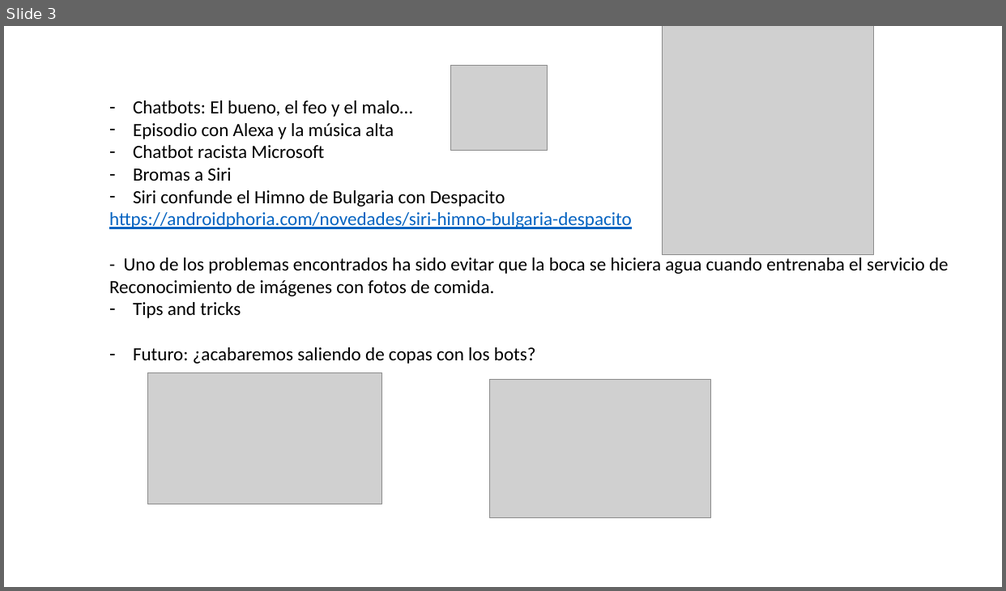
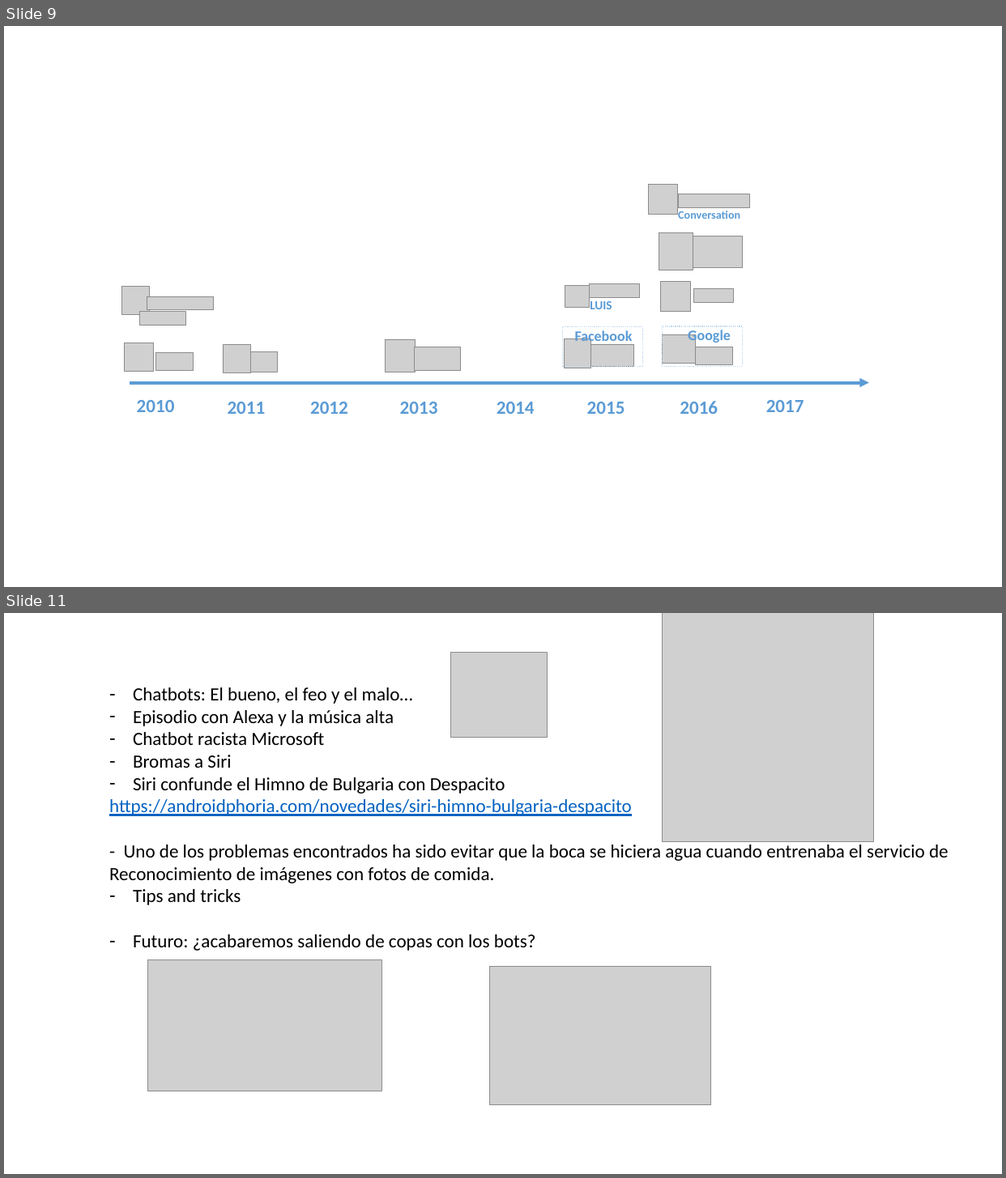
Before and after one commit to inmperfer/TFM, a slide deck: presentacion/Presentación1.pptx. Shown one above the other, each under a label of ours: slide 3 before the commit, slides 9 and 11 after it; the slides between them are not shown. The pictures are 1006x591 and 1006x1178 pixels, drawn with LibreOffice and Linux fonts; fonts in the diff are those of the drawing; grey boxes stand for pictures. Boxes give left, top, right and bottom in pixels: in the first picture for what was removed or moved away, otherwise in the second. Text is boxed around its words. In the diff, an @@ line names an element or a change of style, - is before the commit and + after.

```diff
--- a/presentacion/Presentación1.pptx
+++ b/presentacion/Presentación1.pptx
@@ slide 9 added at [4,26,1002,587], background #FFFFFF @@
@@ group added at [122,184,869,414]: 21 pictures, 12 texts, 2 rectangles, 1 arrow @@
+2010
+2011
+2012
+2013
+2014
+2015
+2016
+2017
+Facebook
+Google
+LUIS
+Conversation
@@ what was slide 3 is now slide 11 @@
```
Also in this commit, not shown: 7 other slides added, 21 other files.
